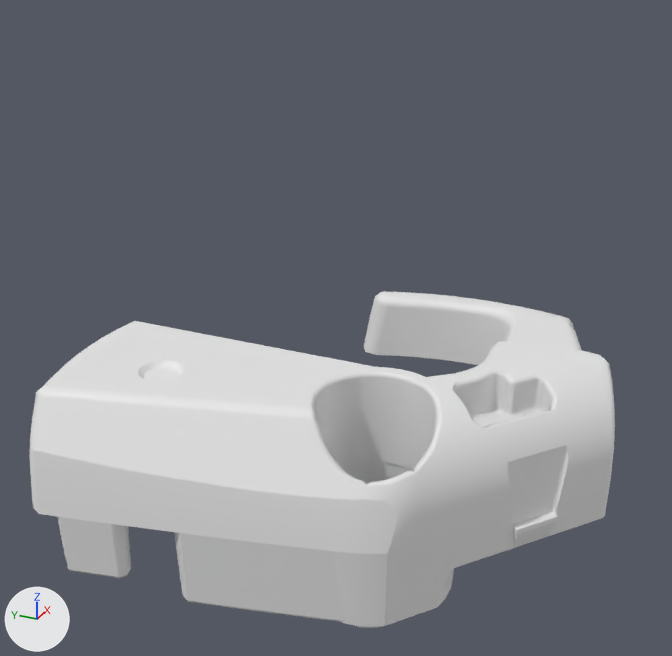
One commit to the OBJ model PadForge.App/3DModels/SteamController/LeftGrip.obj: the scene before it, then after it.
Both versions are drawn from a 50 mm camera at (-106.7, -15.5, 37.9) aimed at (-51.6, 9.3, 10.3). Lighting does not change. The marker at lower left points along +X, +Y and +Z. The first picture is the older version. Where no turn or scale is listed for an object, it has been applied to the vertices. Vertices at exactly the same position are counted once.

Before the edit, the objects in view are built like this:
```python
me_leftgrip = bpy.data.meshes.new('LeftGrip')
me_leftgrip.from_pydata(...)  # 2182 vertices, 4363 faces; spans x -74.3..-36.1, y -11.2..19.8, z 1.7..13.4
ob_leftgrip = bpy.data.objects.new('LeftGrip', me_leftgrip)
ob_leftgrip.location = (0.0, 0.0, 0.0)
```
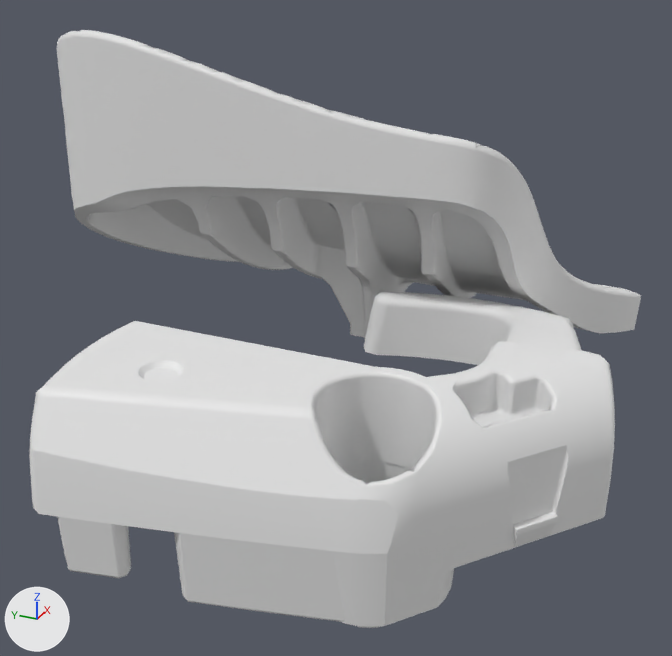
Commit message: 2015 grip paddles are the rear cover's flared wings

Boxes [x1, y1, x2, y2] around the edits, measured in the pictures (672 x 656 px):
'LeftGrip', reshaped (77% taller): before [29, 291, 615, 628]; after [29, 30, 641, 628]
part 1 of me_leftgrip, added: after [57, 30, 641, 338]

Edits to the bpy script that builds the scene:
```text
Change me_leftgrip:
    used by ob_leftgrip; location = (0.0, 0.0, 0.0)
    remove me_leftgrip.from_pydata(...)  # 2182 vertices, 4363 faces; spans x -74.3..-36.1, y -11.2..19.8, z 1.7..13.4
    add me_leftgrip.from_pydata(...)  # 4642 vertices, 9185 faces; spans x -74.3..-27.3, y -11.2..37.3, z 1.7..29.0
    me_leftgrip part 1: a new loose piece of 2460 vertices spanning x -48.1..-27.3, y -9.1..37.3, z 3.7..29.0
```
